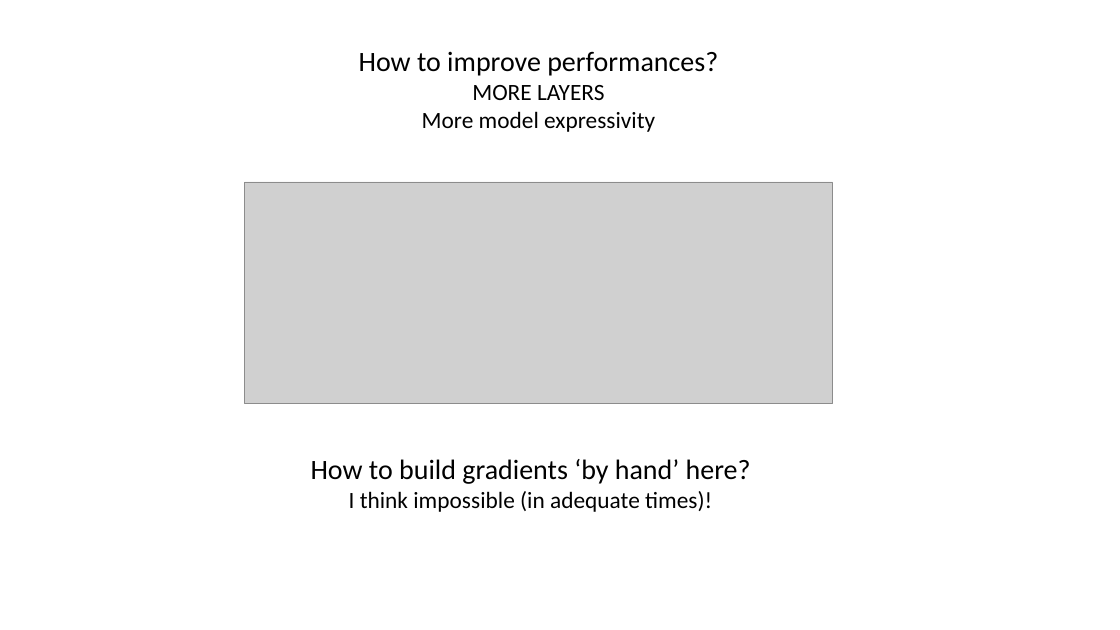
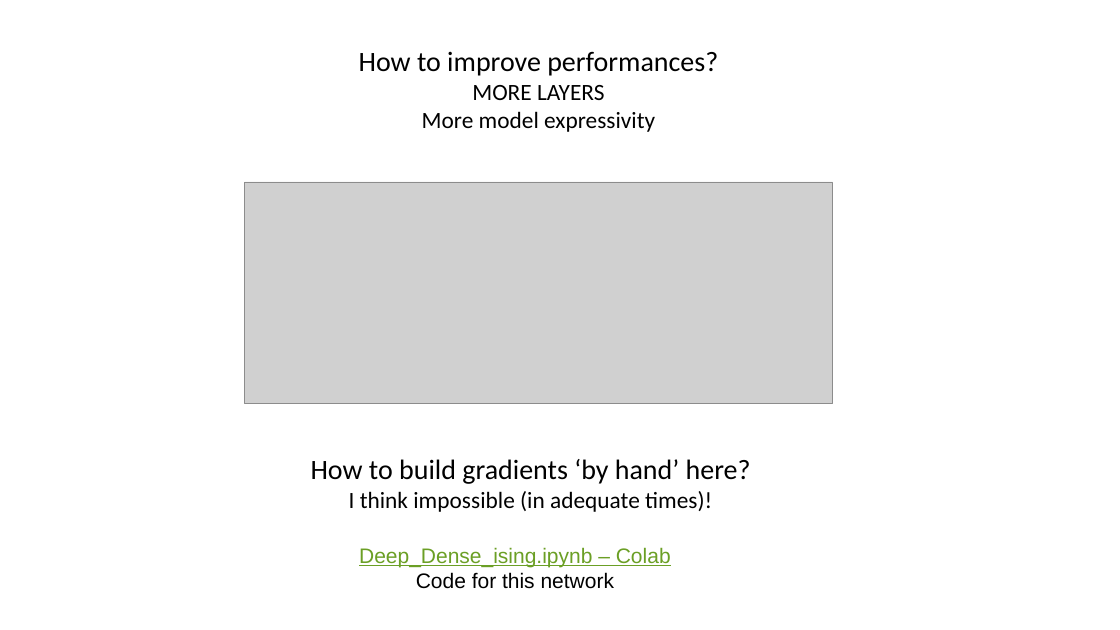
Before and after one commit to Nemenick/FCA_DeepNeuralNework-with-TensorFlow, a slide deck: slide 9 of _FCA_DeepNeuralNework with TensorFlow_lezione.pptx. Drawn at 1120x630 pixels with LibreOffice and Linux fonts; fonts in the diff are those of the drawing; grey boxes stand for pictures. Boxes give left, top, right and bottom in pixels: in the first picture for what was removed or moved away, otherwise in the second. Text is boxed around its words. In the diff, an @@ line names an element or a change of style, - is before the commit and + after.

```diff
--- a/_FCA_DeepNeuralNework with TensorFlow_lezione.pptx
+++ b/_FCA_DeepNeuralNework with TensorFlow_lezione.pptx
@@ text added at (359,547,671,589), 18 pt, text #6B9F25, underline @@
+Deep_Dense_ising.ipynb – Colab
+Code for this network
```
Also in this commit, not shown: 1 slide removed.
